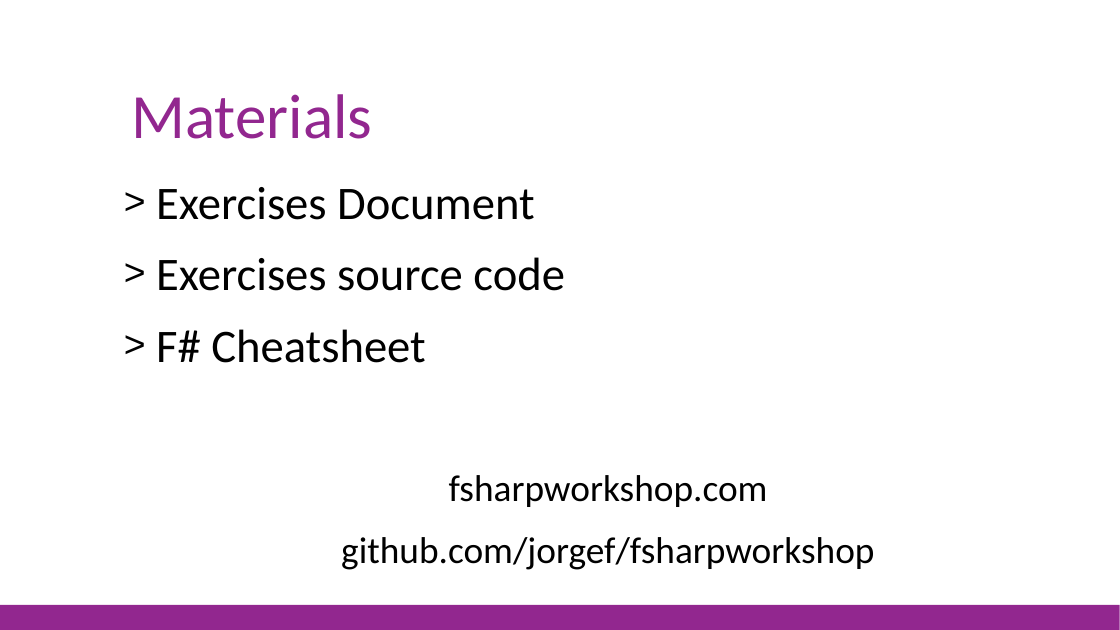
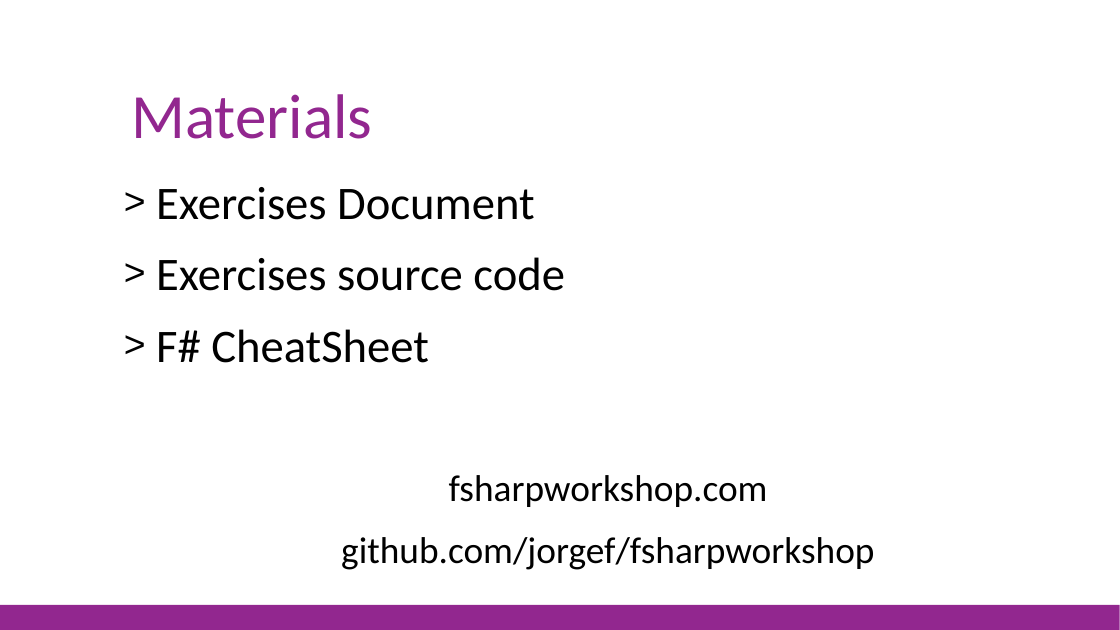
Before and after one commit to jorgef/fsharpworkshop, a slide deck: slide 4 of FSharpWorkshop_Slides.pptx. Drawn at 1120x630 pixels with LibreOffice and Linux fonts; fonts in the diff are those of the drawing. Boxes give left, top, right and bottom in pixels: in the first picture for what was removed or moved away, otherwise in the second. Text is boxed around its words. In the diff, an @@ line names an element or a change of style, - is before the commit and + after.

```diff
--- a/FSharpWorkshop_Slides.pptx
+++ b/FSharpWorkshop_Slides.pptx
@@ text at bbox=[156, 329, 429, 363]: text changed @@
-> F# Cheatsheet
+> F# CheatSheet
```
Also in this commit, not shown: 8 other slides changed, 4 slides added, 1 other file.
